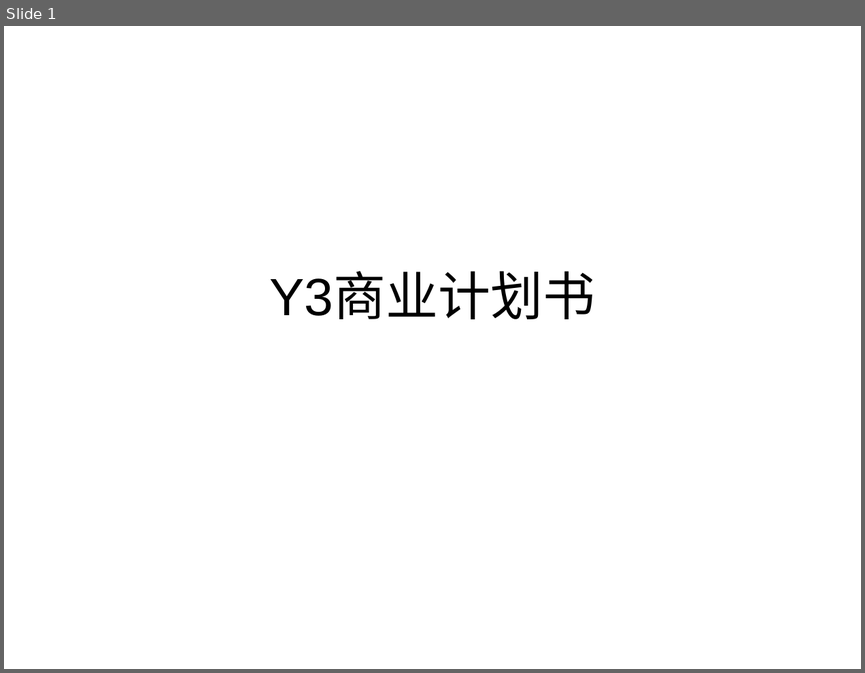
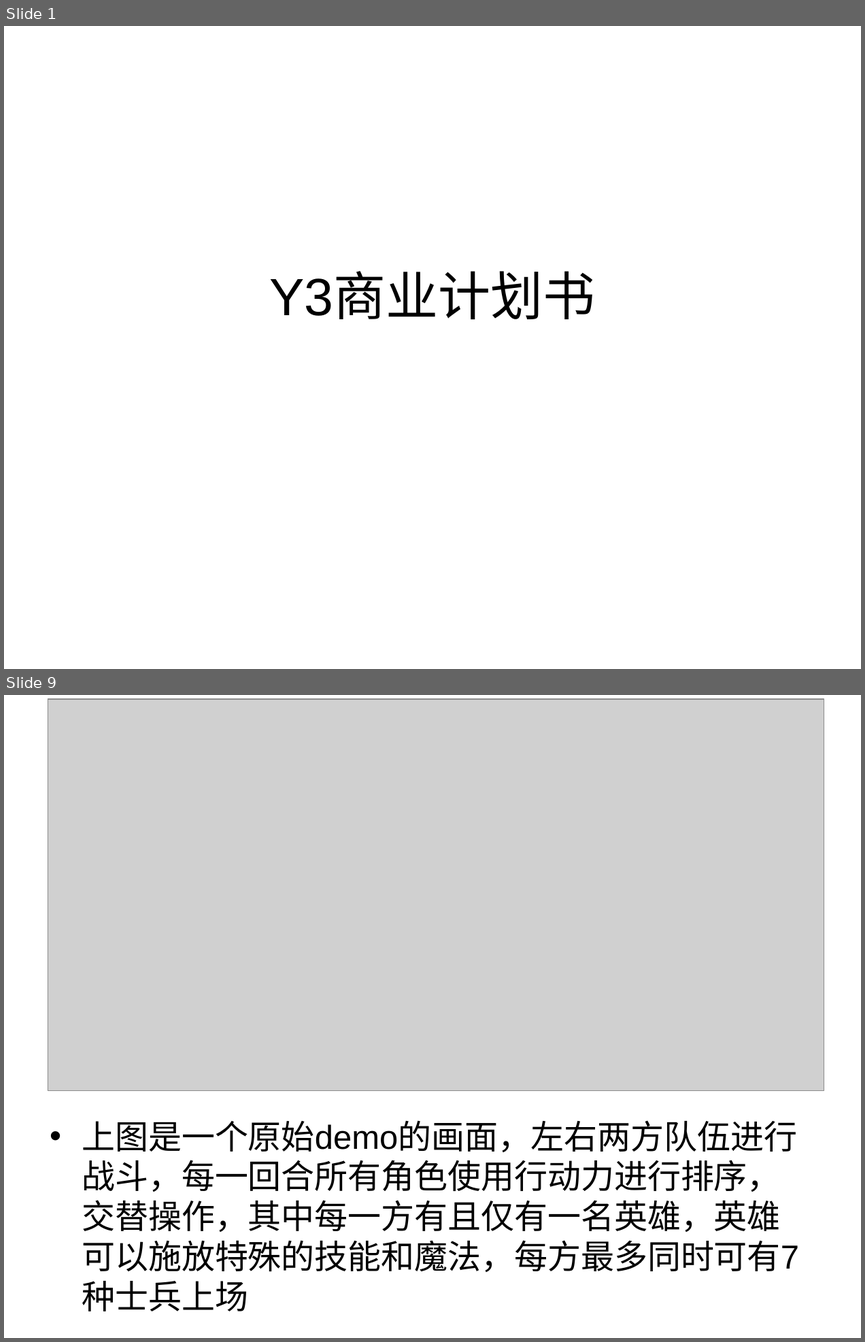
Before and after one commit to caihan1984/demov1, a slide deck: Assets/document/y3商业计划书.ppt. Shown one above the other, each under a label of ours: slide 1 before the commit, slides 1 and 9 after it; the slides between them are not shown. The pictures are 865x673 and 865x1342 pixels, drawn with LibreOffice and Linux fonts; fonts in the diff are those of the drawing; grey boxes stand for pictures. Boxes give left, top, right and bottom in pixels: in the first picture for what was removed or moved away, otherwise in the second. Text is boxed around its words. In the diff, an @@ line names an element or a change of style, - is before the commit and + after.

```diff
--- a/Assets/document/y3商业计划书.ppt
+++ b/Assets/document/y3商业计划书.ppt
@@ slide 9 added at (4,695,861,1338), background #FFFFFF @@
@@ picture added at (48,699,824,1091) @@
@@ text added at (82,1120,799,1272), 28 pt, text #000000 @@
+• 上图是一个原始demo的画面，左右两方队伍进行战斗，每一回合所有角色使用行动力进行排序，交替操作，其中每一方有且仅有一名英雄，英雄可以施放特殊的技能和魔法，每方最多同时可有7种士兵上场
```
Also in this commit, not shown: 2 slides changed, 7 other slides added, 2 slides removed.
